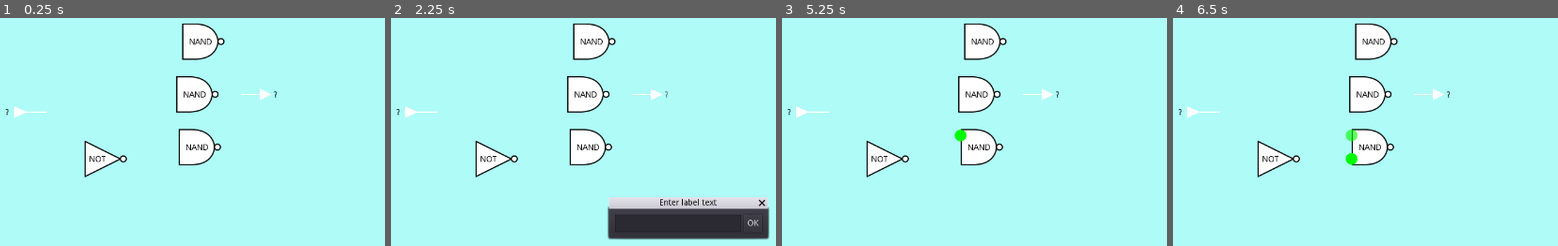
Above: before the commit, frames 1-4 (left to right).
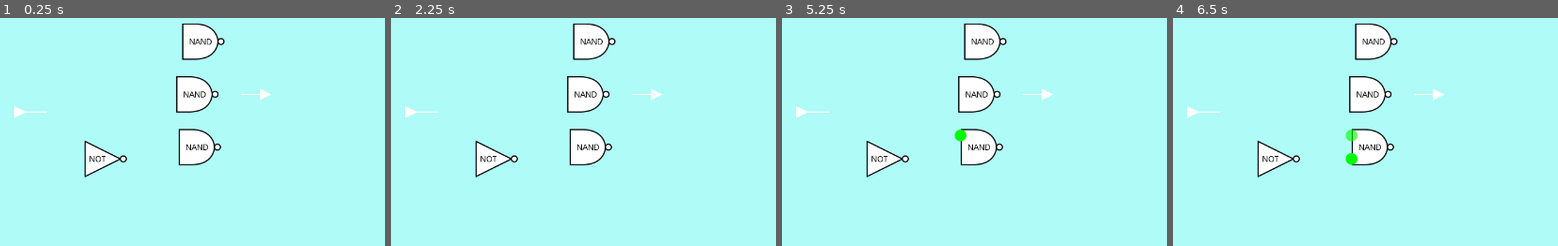
Above: after the commit, the same moments.

Repository: andrew-wilkes/digital-logic
Game: Godot game, scene res://parts/lib/c1.tscn
The game is run twice, just before and just after one commit, with the same random seed, the same clock (stepped at 60 frames per second) and the same inputs. This scene is started directly instead of the project's main scene.
Inputs (mouse positions are in pixels of both pictures, inside the frame that each line leads up to):
- Up to frame 1 (0.25 s): no input
- Up to frame 2 (2.25 s): click (668, 95) at 0.5 s, where only the run before the commit has a clickable "?"; click (752, 223) at 1.25 s, where only the run before the commit has a clickable "OK"; click (668, 95) at 2 s, where only the run before the commit has a clickable "?"
- Up to frame 3 (5.25 s): click (1143, 223) at 2.75 s, where only the run before the commit has a clickable "OK"; click (1059, 95) at 3.5 s, where only the run before the commit has a clickable "?"; click (1143, 223) at 4.25 s, where only the run before the commit has a clickable "OK"; tap Enter at 5 s; move the mouse to (959, 136) at 5.02 s; click (959, 136) at 5.17 s
- Up to frame 4 (6.5 s): tap Space at 5.75 s; move the mouse to (1350, 159) at 5.77 s; click (1350, 159) at 5.92 s

The runs differ from the first frame. In frame 1, less than 0.1% of the frame differs, in the area x 1-72%, y 32-43%; in frame 2, 7.8%, in the area x 1-99%, y 32-98%; in frame 3, less than 0.1%; in frame 4, less than 0.1%.

Commit message:
Hide labels in parts picker panel

Diff:
--- a/game/parts/Input.gd
+++ b/game/parts/Input.gd
@@ -9,6 +9,8 @@
 	connect_pin($Outputs/Q)
 	$Outputs/Q.is_output = true
 	$Outputs/Q.hide_it()
+	connect("dropped", self, "show_label")
+	$Label.hide()
 
 
 func get_label():
@@ -29,3 +31,8 @@
 	if txt.empty():
 		txt = "?"
 	set_label(txt)
+
+
+func show_label():
+	if get_parent().name != "Panel":
+		$Label.show()
--- a/game/parts/Output.gd
+++ b/game/parts/Output.gd
@@ -9,6 +9,8 @@
 	var pin = $Inputs/A
 	connect_pin(pin)
 	pin.hide_it()
+	$Label.hide()
+	connect("dropped", self, "show_label")
 
 
 func get_label():
@@ -40,3 +42,7 @@
 	if txt.empty():
 		txt = "?"
 	set_label(txt)
+
+
+func show_label():
+	$Label.show()
